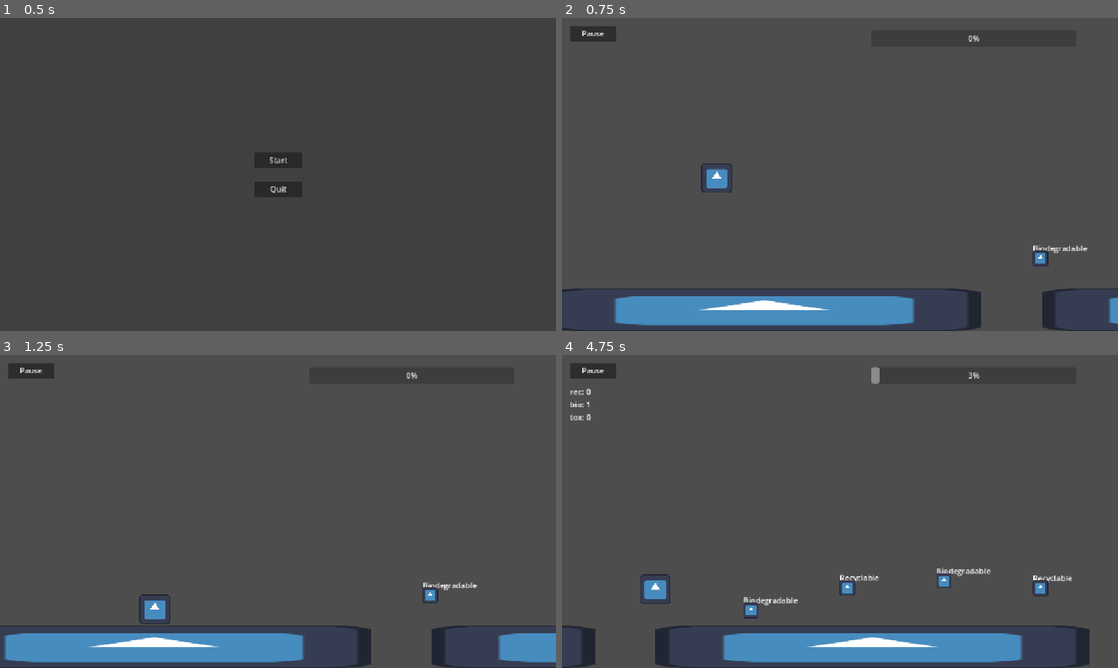
Above: before the commit, frames 1-4 (two rows, left to right).
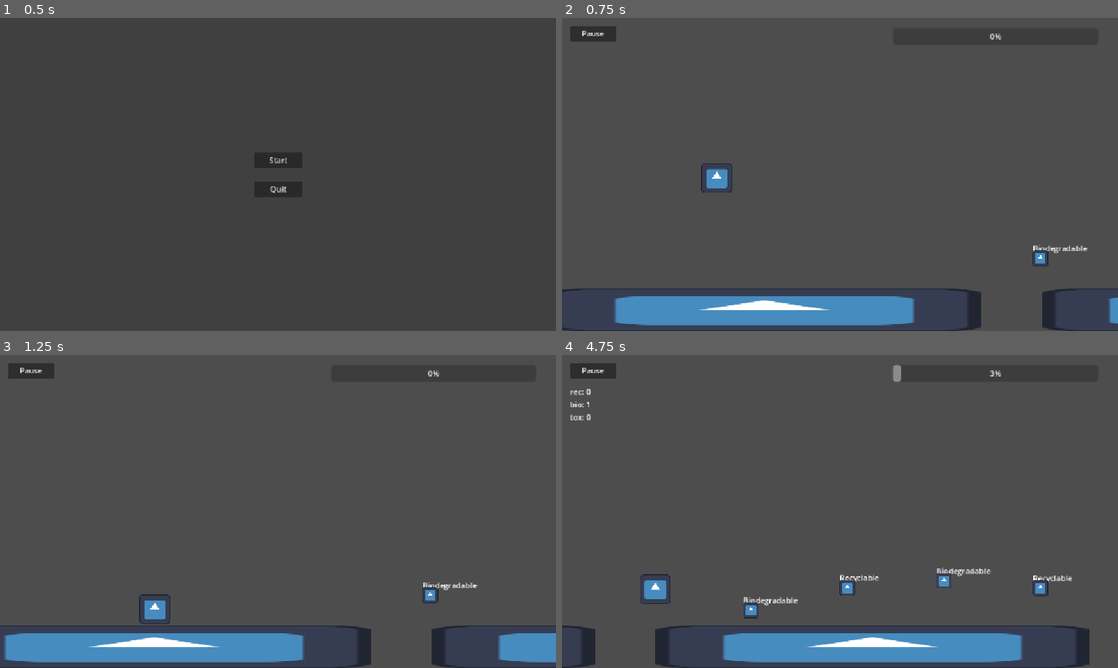
Above: after the commit, the same moments.

Repository: wends05/trash-trek
Game: Godot game, scene res://scenes/MainMenu.tscn
The game is run twice, just before and just after one commit, with the same random seed, the same clock (stepped at 60 frames per second) and the same inputs. The engine's default icon, where the game draws it, is replaced by a stand-in: a white triangle on a blue panel in a dark square.
Inputs:
- Up to frame 1 (0.5 s): no input
- Up to frame 2 (0.75 s): click "Start" at 0.5 s
- Up to frame 3 (1.25 s): no input
- Up to frame 4 (4.75 s): tap Enter (ui_accept) at 1.25, 1.52, 2.27, 3.77, 4.52 s

Frame 1 is identical in both runs. In frame 2, less than 0.1% of the frame differs, in the area x 73-79%, y 4-8%; in frame 3, less than 0.1%; in frame 4, 0.2%, in the area x 55-79%, y 3-10%.

Commit message:
Update Energy and Trash Logic

Diff:
--- a/scenes/Main.tscn
+++ b/scenes/Main.tscn
@@ -1,8 +1,7 @@
-[gd_scene load_steps=10 format=3 uid="uid://bjlwocmldl2p1"]
+[gd_scene load_steps=9 format=3 uid="uid://bjlwocmldl2p1"]
 
 [ext_resource type="Script" uid="uid://djvk4e4r7ppdn" path="res://scripts/main.gd" id="1_h6nst"]
 [ext_resource type="PackedScene" uid="uid://dyac4ihj46tig" path="res://scenes/Player.tscn" id="1_nbc6x"]
-[ext_resource type="PackedScene" uid="uid://decqbrmnhe0kb" path="res://scenes/Energy.tscn" id="4_rarhs"]
 [ext_resource type="Script" uid="uid://d4hebw0k2lxgw" path="res://scenes/terrain_manager.gd" id="4_vcsgt"]
 [ext_resource type="PackedScene" uid="uid://b1mx2y7p6cxdw" path="res://scenes/trash_spawner.tscn" id="5_vcsgt"]
 [ext_resource type="Script" uid="uid://go4n0wcu27jd" path="res://scripts/trash_remover.gd" id="6_c01mt"]
@@ -17,15 +16,8 @@
 [node name="Main" type="Node2D"]
 script = ExtResource("1_h6nst")
 
-[node name="Energy" parent="." instance=ExtResource("4_rarhs")]
-offset_left = 640.0
-offset_top = 24.0
-offset_right = 1065.0
-offset_bottom = 59.0
-
-[node name="Player" parent="." node_paths=PackedStringArray("energy_bar") instance=ExtResource("1_nbc6x")]
+[node name="Player" parent="." instance=ExtResource("1_nbc6x")]
 position = Vector2(320, 320)
-energy_bar = NodePath("../Energy")
 
 [node name="TerrainManager" type="Node2D" parent="."]
 script = ExtResource("4_vcsgt")
--- a/scenes/ui.tscn
+++ b/scenes/ui.tscn
@@ -1,6 +1,7 @@
-[gd_scene load_steps=2 format=3 uid="uid://cnvc3c5c6c8mj"]
+[gd_scene load_steps=3 format=3 uid="uid://cnvc3c5c6c8mj"]
 
 [ext_resource type="Script" uid="uid://cad734vbhmmtg" path="res://scripts/ui.gd" id="1_nt7q6"]
+[ext_resource type="PackedScene" uid="uid://decqbrmnhe0kb" path="res://scenes/Energy.tscn" id="2_x4jx1"]
 
 [node name="UI" type="Control"]
 layout_mode = 3
@@ -10,6 +11,13 @@
 grow_horizontal = 2
 grow_vertical = 2
 script = ExtResource("1_nt7q6")
+
+[node name="EnergyBar" parent="." instance=ExtResource("2_x4jx1")]
+layout_mode = 0
+offset_left = 685.0
+offset_top = 20.0
+offset_right = 1110.0
+offset_bottom = 55.0
 
 [node name="Button" type="Button" parent="."]
 layout_mode = 0
--- a/scripts/energy.gd
+++ b/scripts/energy.gd
@@ -6,10 +6,5 @@
 func _ready() -> void:
 	Game.energy_changed.connect(change_energy_value)
 
-
-# Called every frame. 'delta' is the elapsed time since the previous frame.
-func _process(delta: float) -> void:
-	pass
-
 func change_energy_value(energy: int):
-	value = energy
+	$".".value = energy
--- a/scripts/game.gd
+++ b/scripts/game.gd
@@ -1,21 +1,33 @@
 extends Node
 
-signal energy_changed(value: int)
 
 var energy = 0
-var max_energy = 100
 
-signal trash_collected
+signal trash_collected(type: Utils.TrashType)
 
 var collected_biodegradable = 0
 var collected_recyclable = 0
 var collected_toxic_waste = 0
 
-"""
-Todo: fix when full energy
-"""
-func add_energy(energy_bar: EnergyBar, amount: float) -> void:
+func _ready() -> void:
+	trash_collected.connect(update_trash_count)
 
-	var energy_value = energy_bar.value
-	energy_value = clamp(energy_value + amount, 0, 100)
-	energy_bar.value = lerp(energy_bar.value, energy_value, 1)
+signal energy_changed(value: int)
+
+func add_energy(amount: float) -> void:
+	energy += amount
+	energy_changed.emit(energy)
+
+signal updated_stats
+
+func update_trash_count(type: Utils.TrashType):
+	if type == Utils.TrashType.Recyclable:
+		collected_recyclable += 1
+		add_energy(2)
+	if type == Utils.TrashType.Biodegradable:
+		collected_biodegradable += 1
+		add_energy(3)
+	if type == Utils.TrashType.ToxicWaste:
+		collected_toxic_waste += 1
+		add_energy(5)
+	updated_stats.emit()
--- a/scripts/player.gd
+++ b/scripts/player.gd
@@ -1,8 +1,6 @@
 extends CharacterBody2D
 
 class_name Player
-
-@export var energy_bar: EnergyBar
 
 const SPEED = 300.0
 const JUMP_VELOCITY = -400.0
@@ -24,21 +22,11 @@
 		velocity += get_gravity() * delta
 
 func increment_trash(type: Utils.TrashType):
-	if type == Utils.TrashType.Recyclable:
-		Game.collected_recyclable += 1
-		Game.add_energy(energy_bar, 2)
-	if type == Utils.TrashType.Biodegradable:
-		Game.collected_biodegradable += 1
-		Game.add_energy(energy_bar, 3)
-	if type == Utils.TrashType.ToxicWaste:
-		Game.collected_toxic_waste += 1
-		Game.add_energy(energy_bar, 5)
-
+	Game.trash_collected.emit(type)
 
 func _on_trash_collection_area_area_entered(area: Area2D) -> void:
 	if area.get_parent() is Trash:
 		var trash : Trash = area.get_parent()
 		var trash_type = trash.type
 		increment_trash(trash_type)
-		Game.trash_collected.emit()
 		trash.remove()
--- a/scripts/ui.gd
+++ b/scripts/ui.gd
@@ -2,8 +2,9 @@
 
 class_name UI
 
+
 func _ready() -> void:
-	Game.trash_collected.connect(update_trash_counts)
+	Game.updated_stats.connect(update_trash_counts)
 
 func update_trash_counts():
 	$TempTrashCount.text =\
